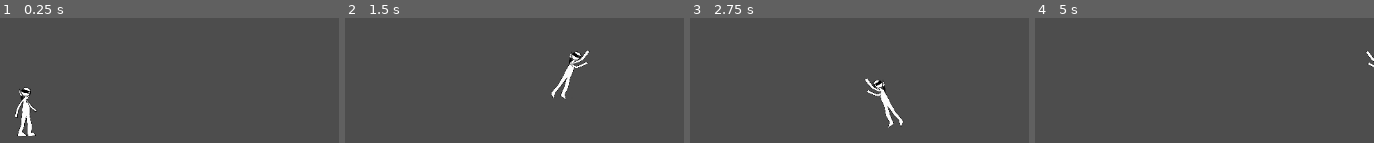
Above: before the commit, frames 1-4 (left to right).
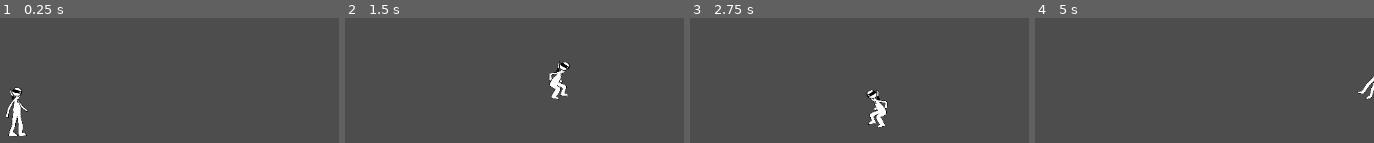
Above: after the commit, the same moments.

Repository: TheMenti/brushman
Game: Godot game, scene res://scenes/game.tscn
The game is run twice, just before and just after one commit, with the same random seed, the same clock (stepped at 60 frames per second) and the same inputs.
Inputs (mouse positions are in pixels of both pictures, inside the frame that each line leads up to):
- Up to frame 1 (0.25 s): no input
- Up to frame 2 (1.5 s): tap Enter at 0.5 s; move the mouse to (460, 60) at 0.52 s; hold Space (jump) 0.53-1.28 s; hold Right (move_right) from 0.53 s (still down); move the mouse to (outside the picture) at 1.27 s; click (outside the picture) at 1.35 s
- Up to frame 3 (2.75 s): tap Space (jump) at 1.52, 1.55, 1.82 s; move the mouse to (outside the picture) at 2.02 s; release Right (move_right) at 2.03 s; hold Left (move_left) from 2.03 s (still down); hold Space (jump) from 2.03 s (still down)
- Up to frame 4 (5 s): move the mouse to (outside the picture) at 2.77 s; release Left (move_left) at 2.78 s; release Space (jump) at 2.78 s; hold Right (move_right) 2.78-4.28 s; click (outside the picture) at 2.85 s; tap Space (jump) at 3.02, 3.05, 3.32, 4.52, 4.55, 4.82 s; move the mouse to (outside the picture) at 3.52 s; hold Space (jump) 3.53-4.28 s; move the mouse to (outside the picture) at 4.27 s; hold Left (move_left) from 4.28 s (still down); click (outside the picture) at 4.35 s

The runs differ from the first frame. In frame 1, 1.8% of the frame differs, in the area x 1-11%, y 55-95%; in frame 2, 1.7%; in frame 3, 1.8%; in frame 4, 0.4%.

Commit message:
Movement completion

Diff:
--- a/brushman/scenes/game.tscn
+++ b/brushman/scenes/game.tscn
@@ -5,9 +5,6 @@
 [sub_resource type="WorldBoundaryShape2D" id="WorldBoundaryShape2D_uwrxv"]
 
 [node name="Game" type="Node2D" unique_id=595699884]
-
-[node name="Player" parent="." unique_id=893161433 instance=ExtResource("1_uwrxv")]
-position = Vector2(427, -396)
 
 [node name="StaticBody2D" type="StaticBody2D" parent="." unique_id=1759053786]
 
@@ -17,3 +14,6 @@
 
 [node name="Camera2D" type="Camera2D" parent="." unique_id=881680488]
 position = Vector2(597, -433)
+
+[node name="Player" parent="." unique_id=893161433 instance=ExtResource("1_uwrxv")]
+position = Vector2(414, -379)
--- a/brushman/scenes/player.tscn
+++ b/brushman/scenes/player.tscn
@@ -2,13 +2,19 @@
 
 [ext_resource type="Script" uid="uid://dj7bg4bqfc1h1" path="res://scripts/player.gd" id="1_g2els"]
 [ext_resource type="Texture2D" uid="uid://211niqufs58i" path="res://sprites/Static.png" id="2_smehm"]
+[ext_resource type="Texture2D" uid="uid://uerb01nfks67" path="res://sprites/jumping/4.png" id="3_3v2ag"]
 [ext_resource type="Texture2D" uid="uid://ciwpy2nrflh13" path="res://sprites/Walking/1.png" id="3_fjrip"]
+[ext_resource type="Texture2D" uid="uid://613m0f8ydhck" path="res://sprites/jumping/5.png" id="4_jej6c"]
 [ext_resource type="Texture2D" uid="uid://bo7s33g8g7a4i" path="res://sprites/jumping/2.png" id="4_oprun"]
 [ext_resource type="Texture2D" uid="uid://cbo0l1k4x38j3" path="res://sprites/Walking/2.png" id="4_smehm"]
 [ext_resource type="Texture2D" uid="uid://cpcua0x6or6q6" path="res://sprites/jumping/3.png" id="5_a8ls1"]
+[ext_resource type="Texture2D" uid="uid://b5ye2d6ea8ic0" path="res://sprites/jumping/6.png" id="5_f1ej7"]
 [ext_resource type="Texture2D" uid="uid://v8x6dfctaxkb" path="res://sprites/Walking/3.png" id="5_ur7pv"]
 [ext_resource type="Texture2D" uid="uid://dbhqbbi83inwf" path="res://sprites/Walking/4.png" id="6_y4r1p"]
 [ext_resource type="Texture2D" uid="uid://dj2j5gvesgdpy" path="res://sprites/Walking/5.png" id="7_d2wvv"]
+
+[sub_resource type="CapsuleShape2D" id="CapsuleShape2D_3v2ag"]
+height = 68.0
 
 [sub_resource type="SpriteFrames" id="SpriteFrames_g2els"]
 animations = [{
@@ -21,14 +27,23 @@
 "speed": 5.0
 }, {
 "frames": [{
+"duration": 0.5,
+"texture": ExtResource("3_3v2ag")
+}, {
 "duration": 1.0,
-"texture": ExtResource("4_oprun")
+"texture": ExtResource("4_jej6c")
+}, {
+"duration": 1.0,
+"texture": ExtResource("5_f1ej7")
 }],
-"loop": true,
+"loop": false,
 "name": &"falling",
 "speed": 5.0
 }, {
 "frames": [{
+"duration": 0.5,
+"texture": ExtResource("4_oprun")
+}, {
 "duration": 1.0,
 "texture": ExtResource("5_a8ls1")
 }],
@@ -57,20 +72,17 @@
 "speed": 7.0
 }]
 
-[sub_resource type="CapsuleShape2D" id="CapsuleShape2D_3v2ag"]
-height = 68.0
-
 [node name="Player" type="CharacterBody2D" unique_id=893161433]
 position = Vector2(4, 42)
 script = ExtResource("1_g2els")
 metadata/_edit_group_ = true
+
+[node name="CollisionShape2D" type="CollisionShape2D" parent="." unique_id=1732113809]
+position = Vector2(293, 369)
+shape = SubResource("CapsuleShape2D_3v2ag")
 
 [node name="player_animated_sprites" type="AnimatedSprite2D" parent="." unique_id=695863480]
 position = Vector2(296.99997, 368.00003)
 scale = Vector2(0.03617961, 0.029981371)
 sprite_frames = SubResource("SpriteFrames_g2els")
 animation = &"falling"
-
-[node name="CollisionShape2D" type="CollisionShape2D" parent="." unique_id=1732113809]
-position = Vector2(293, 369)
-shape = SubResource("CapsuleShape2D_3v2ag")
--- /dev/null
+++ b/brushman/scripts/movemente.gd
@@ -0,0 +1,30 @@
+class_name movemente extends CharacterBody2D
+
+
+const SPEED = 300.0
+const JUMP_VELOCITY = -400.0
+@onready var anim = $player_animated_sprites
+
+func _physics_process(delta: float) -> void:
+	# Add the gravity.
+	if not is_on_floor():
+		velocity += get_gravity() * delta
+
+	# Handle jump.
+	if Input.is_action_just_pressed("jump") and is_on_floor():
+		if Input.is_action_pressed("jump") and not is_on_floor():
+			velocity.y += JUMP_VELOCITY * delta - 3
+		else:
+			velocity.y = JUMP_VELOCITY
+		anim.play("jumping")
+
+
+	# Get the input direction and handle the movement/deceleration.
+	# As good practice, you should replace UI actions with custom gameplay actions.
+	var direction := Input.get_axis("ui_left", "ui_right")
+	if direction:
+		velocity.x = direction * SPEED
+	else:
+		velocity.x = move_toward(velocity.x, 0, SPEED)
+
+	move_and_slide()
--- a/brushman/scripts/player.gd
+++ b/brushman/scripts/player.gd
@@ -1,6 +1,8 @@
 extends CharacterBody2D
 @onready var _animated_sprite = $player_animated_sprites
+var Health:float = 5.0
 
+#const Movement = preload("movemente.gd")
 const SPEED = 300.0
 const JUMP_VELOCITY = -300.0
 
@@ -8,19 +10,11 @@
 	if _animated_sprite.animation != name:
 		_animated_sprite.play(name)
 
-func falling_state(vel) -> bool:
-		if vel > 0:
-			return true
-		else:
-			return false
-
 func _physics_process(delta: float) -> void:
 
 	# Gravità
 	if not is_on_floor():
 		velocity += get_gravity() * delta
-		#if falling_state(velocity.y):
-			#play_anim("falling")
 
 
 
@@ -28,14 +22,14 @@
 	if Input.is_action_just_pressed("jump") and is_on_floor():
 		velocity.y = JUMP_VELOCITY
 		play_anim("jumping")
-		if falling_state(velocity.y):
-			play_anim("falling")
+
 
 	elif Input.is_action_pressed("jump") and not is_on_floor():
 		velocity.y += delta * JUMP_VELOCITY - 3
-		play_anim("jumping")
-		if falling_state(velocity.y):
+		if velocity.y > 0:
 			play_anim("falling")
+		else:
+			play_anim("jumping")
 
 	# Movimento orizzontale
 	var direction := Input.get_axis("move_left", "move_right")
@@ -52,7 +46,11 @@
 
 	# Animazione in aria
 	if not is_on_floor():
-		play_anim("jumping")
+		if velocity.y > 0:
+			play_anim("falling")
+		else:
+			play_anim("jumping")
+
 
 	move_and_slide()
 
Not shown, added: brushman/scripts/movemente.gd.uid
